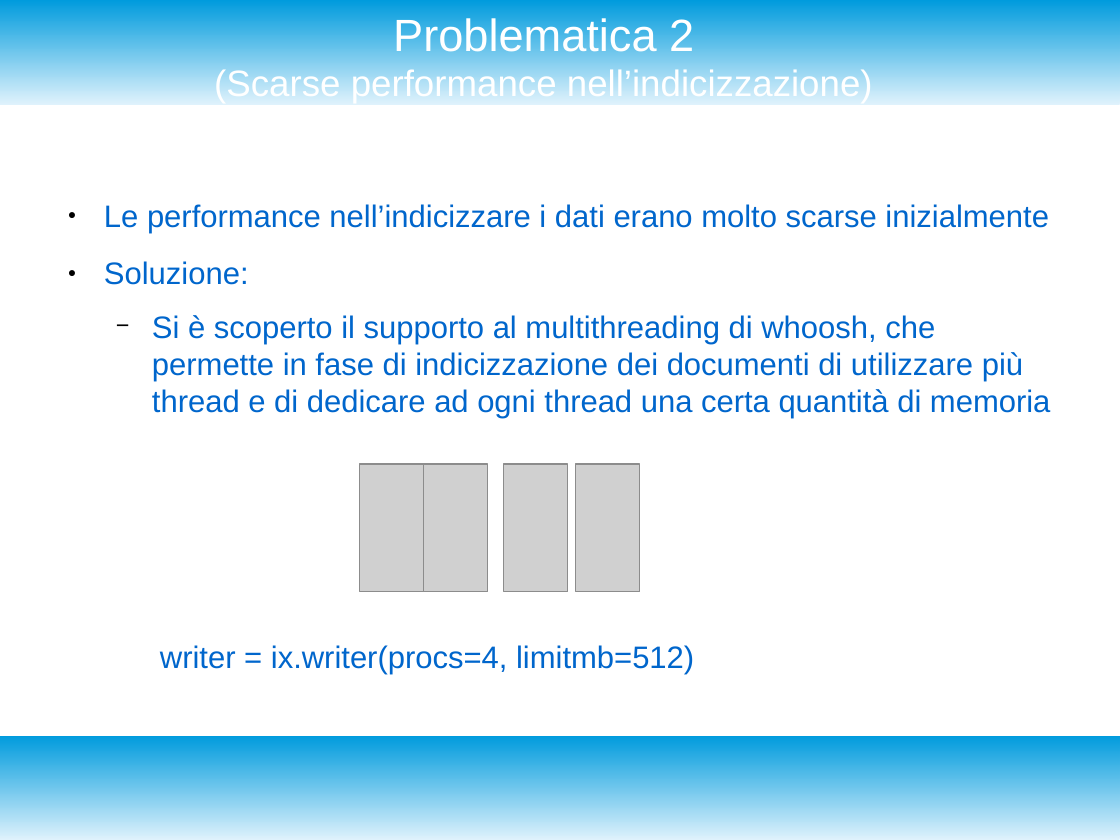
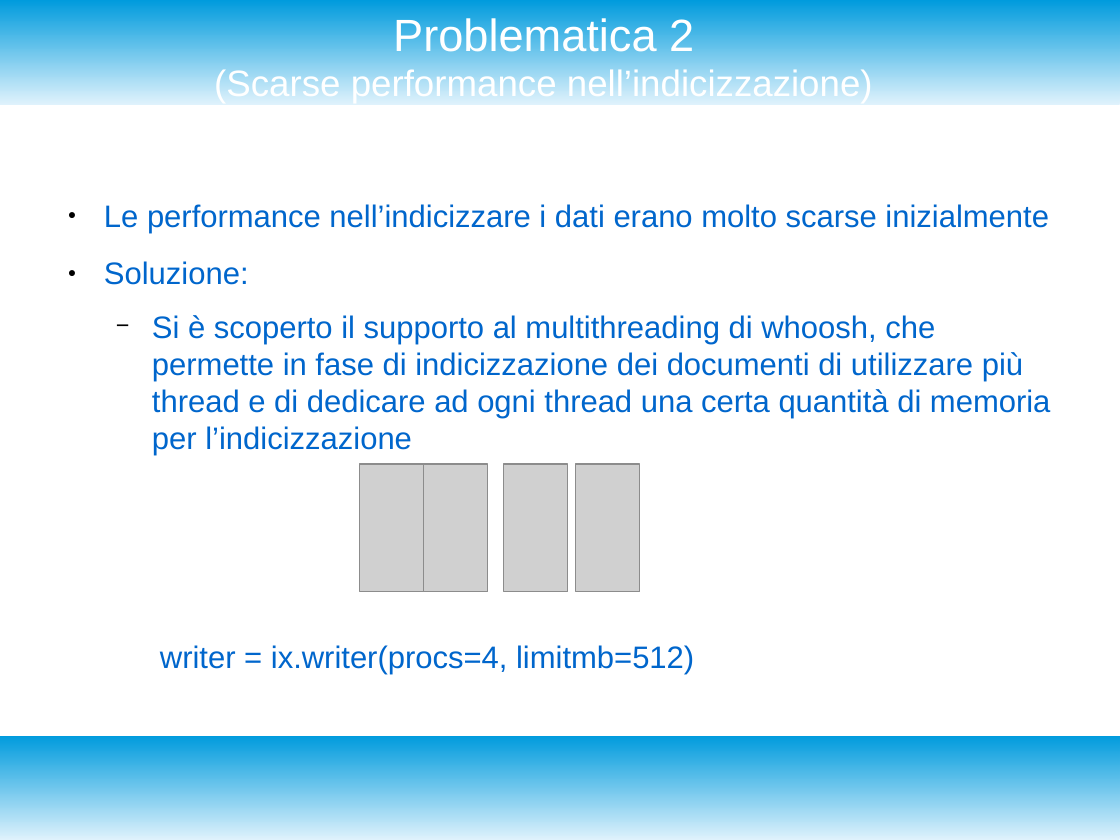
Before and after one commit to enrico404/SearchEngineForDblp, a slide deck: slide 10 of DocDblpSearchEngine.odp. Drawn at 1120x840 pixels with LibreOffice and Linux fonts; fonts in the diff are those of the drawing; grey boxes stand for pictures. Boxes give left, top, right and bottom in pixels: in the first picture for what was removed or moved away, otherwise in the second. Text is boxed around its words. In the diff, an @@ line names an element or a change of style, - is before the commit and + after.

```diff
--- a/DocDblpSearchEngine.odp
+++ b/DocDblpSearchEngine.odp
@@ text at <box>152,315,1050,456</box>: text changed @@
-  − Si è scoperto il supporto al multithreading di whoosh, che permette in fase di indicizzazione dei documenti di utilizzare più thread e di dedicare ad ogni thread una certa quantità di memoria
+  − Si è scoperto il supporto al multithreading di whoosh, che permette in fase di indicizzazione dei documenti di utilizzare più thread e di dedicare ad ogni thread una certa quantità di memoria per l’indicizzazione
```
Also in this commit, not shown: 3 other files.
